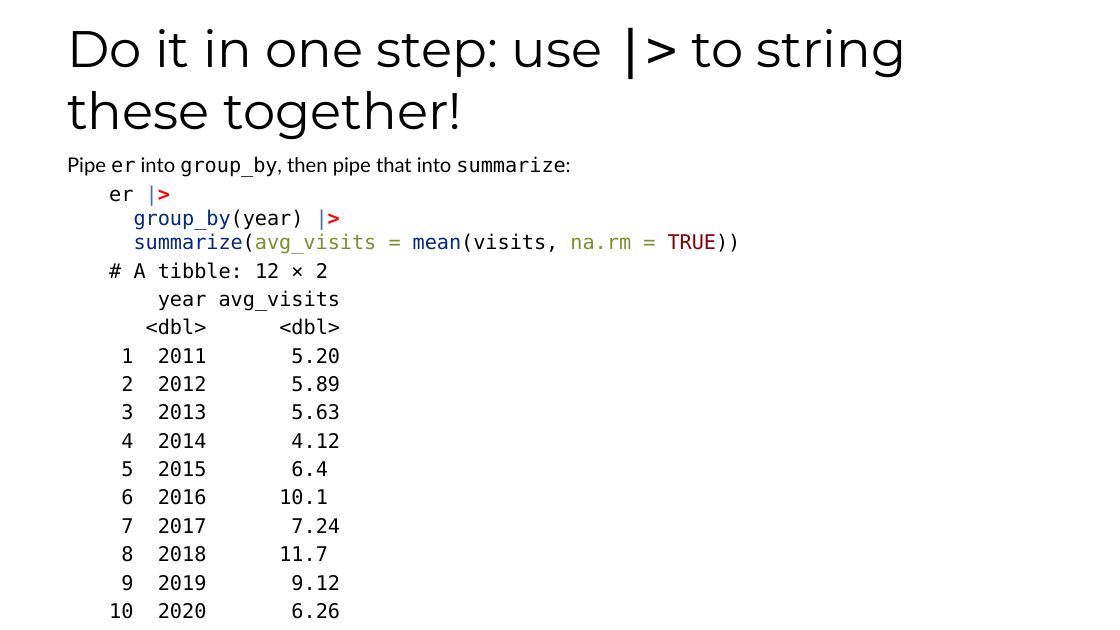
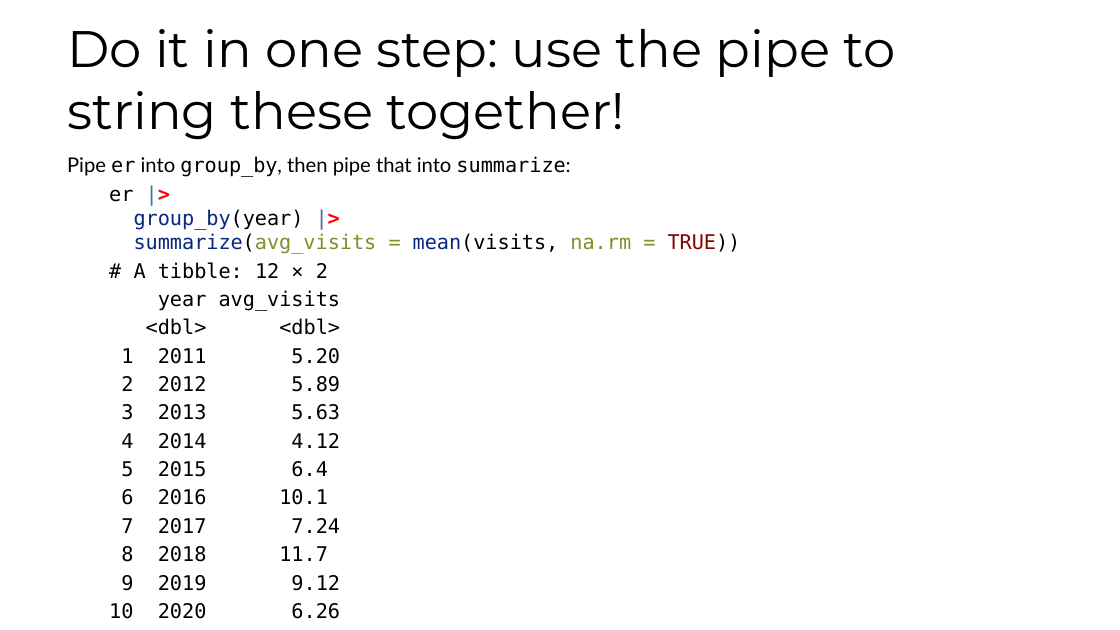
Before and after one commit to fhdsl/DaSEH, a slide deck: slide 25 of modules/Data_Summarization/Data_Summarization.pptx. Drawn at 1120x630 pixels with LibreOffice and Linux fonts; fonts in the diff are those of the drawing. Boxes give left, top, right and bottom in pixels: in the first picture for what was removed or moved away, otherwise in the second. Text is boxed around its words. In the diff, an @@ line names an element or a change of style, - is before the commit and + after.

```diff
--- a/modules/Data_Summarization/Data_Summarization.pptx
+++ b/modules/Data_Summarization/Data_Summarization.pptx
@@ title at [67, 29, 896, 140]: text changed @@
-Do it in one step: use |> to string these together!
+Do it in one step: use the pipe to string these together!
```
Also in this commit, not shown: 2 other slides changed, 2 other files.
